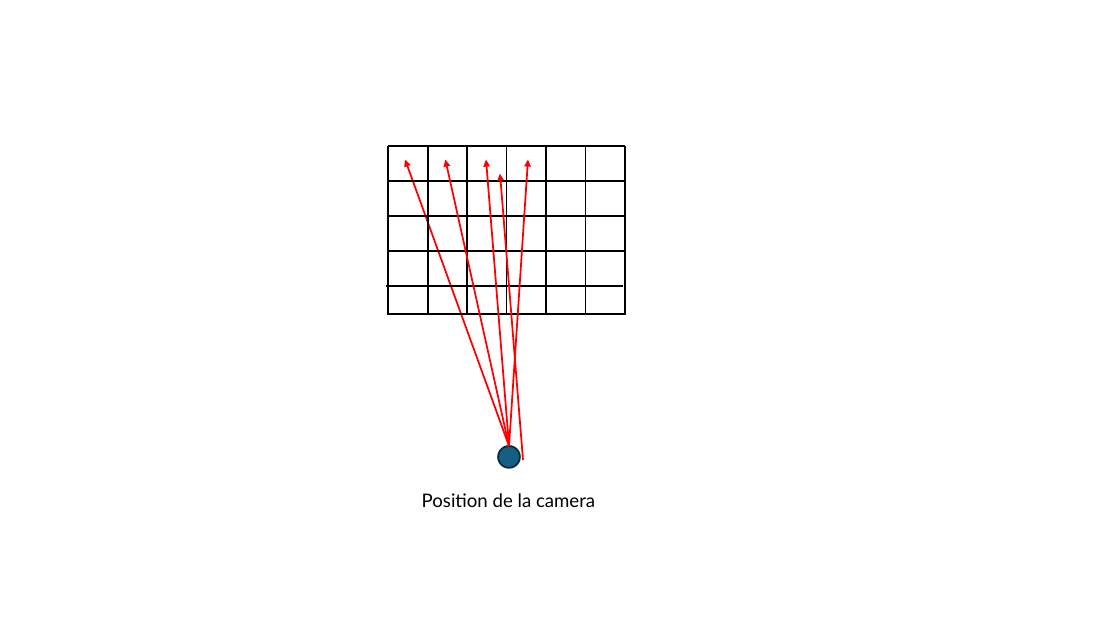
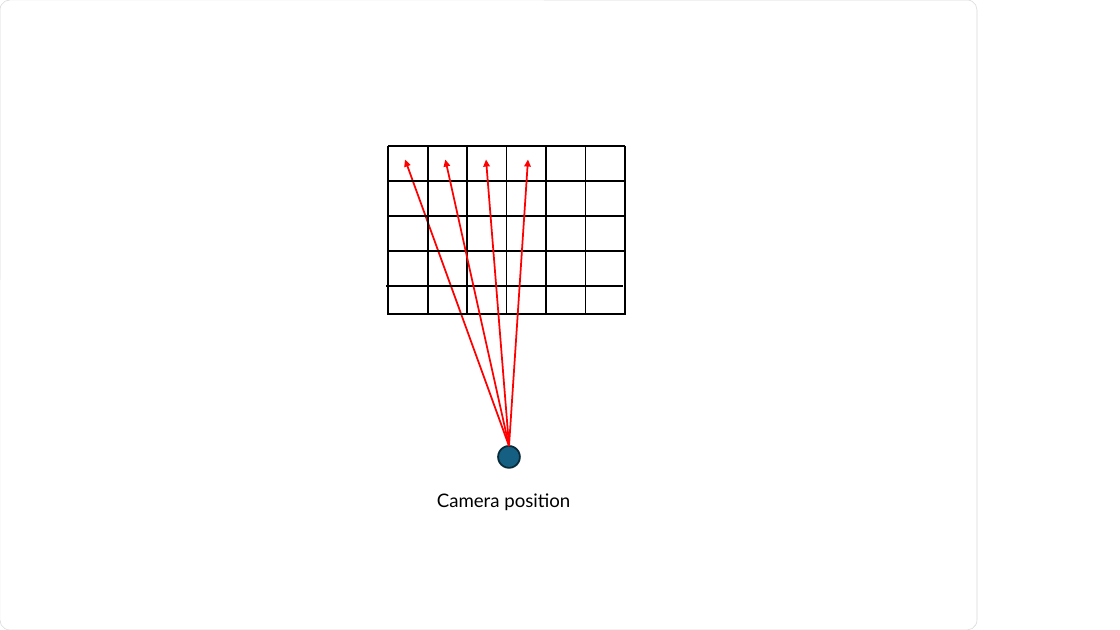
Before and after one commit to glassworks/course-raytracer-en, a slide deck: slide 4 of src/diagrams.pptx. Drawn at 1120x630 pixels with LibreOffice and Linux fonts; fonts in the diff are those of the drawing. Boxes give left, top, right and bottom in pixels: in the first picture for what was removed or moved away, otherwise in the second. Text is boxed around its words. In the diff, an @@ line names an element or a change of style, - is before the commit and + after.

```diff
--- a/src/diagrams.pptx
+++ b/src/diagrams.pptx
@@ rounded rectangle added at box(0, 0, 977, 630), fill #FFFFFF, outline #D9D9D9 0.5 pt @@
@@ arrow removed from (523, 460) to (500, 174) @@
@@ text at box(437, 493, 570, 511): text changed @@
-Position de la camera
+Camera position
```
Also in this commit, not shown: 14 other slides changed, 1 slide added, 1 slide removed, 27 other files.
